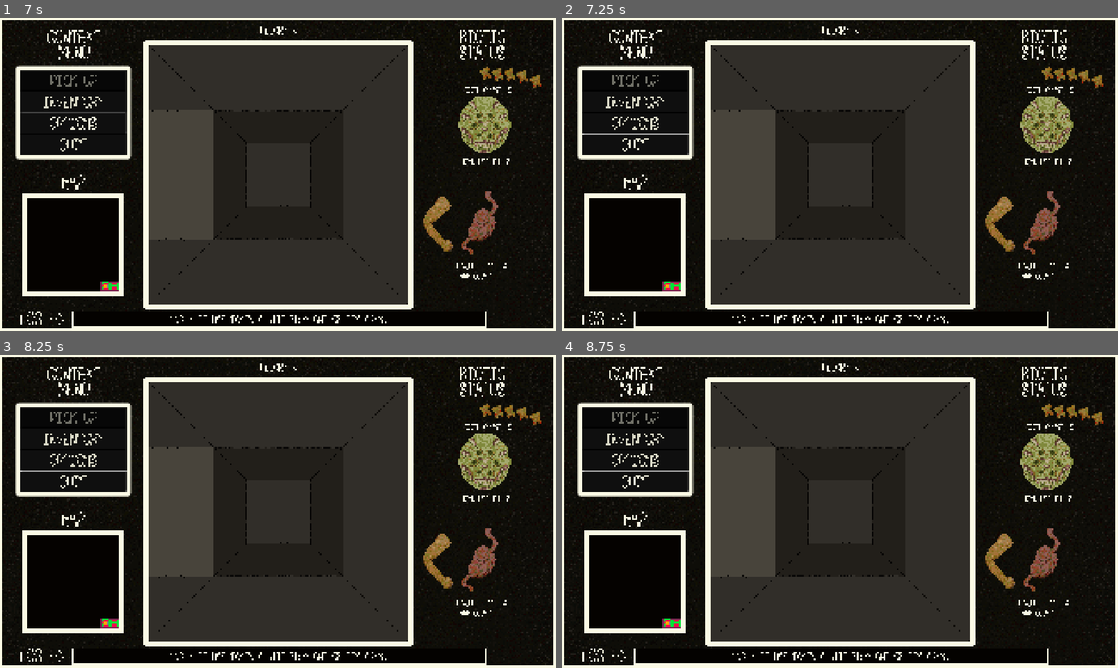
Above: before the commit, frames 1-4 (two rows, left to right).
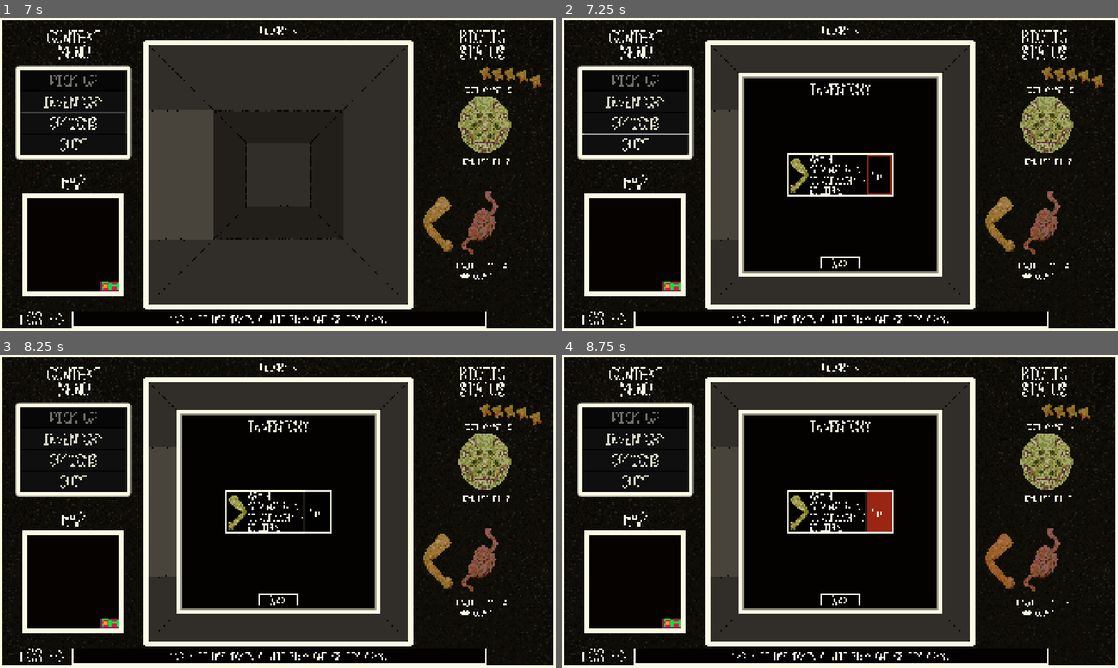
Above: after the commit, the same moments.

Repository: sym-z/arm-to-the-teeth
Game: Godot game, scene res://scenes/testing_level/testing_level.tscn
Same seed, same stepped clock (60 frames per second), same inputs: the game is played once before the commit and once after it. The project has no main scene, so this scene is started directly.
Inputs (mouse positions are in pixels of both pictures, inside the frame that each line leads up to):
- Up to frame 1 (7 s): click "INVENTORY" at 0.5 s; click "EAT" at 1.25 s; click "BACK" at 2 s; click "OPTIONS" at 2.75 s; move the mouse to (400, 158) at 3.52 s; hold D (turn_right) 3.53-4.28 s; click (400, 158) at 3.67 s; move the mouse to (166, 190) at 4.27 s; hold S (move_back) 4.28-5.03 s; move the mouse to (333, 105) at 5.02 s; hold D (turn_right) 5.03-5.78 s; move the mouse to (250, 237) at 5.77 s; hold W (move_forward) 5.78-6.53 s; click (250, 237) at 5.92 s; move the mouse to (444, 221) at 6.52 s; hold A (turn_left) from 6.53 s (still down)
- Up to frame 2 (7.25 s): keep holding A (turn_left); tap Tab (open_inventory, bound only after the commit) at 7.15 s
- Up to frame 3 (8.25 s): move the mouse to (111, 464) at 7.27 s; move the mouse to (305, 511) at 8.02 s; release A (turn_left) at 8.03 s; hold S (move_back) from 8.03 s (still down); click (305, 511) at 8.17 s
- Up to frame 4 (8.75 s): keep holding S (move_back)

Frame 1 is identical in both runs. In frame 2, 24% of the frame differs, in the area x 31-69%, y 17-83%; in frame 3, 24%; in frame 4, 24%, in the area x 3-98%, y 17-98%.

Commit message:
New buttons work! Merging!

Diff:
--- a/src/prefabs/ui/ui.gd
+++ b/src/prefabs/ui/ui.gd
@@ -87,9 +87,14 @@
 func _on_mini_map_mini_map_ready():
 	mini_map.create_visualization()
 #endregion
-# Called every frame. 'delta' is the elapsed time since the previous frame.
-func _process(delta):
-	pass
+
+func _input(event):
+	if event.is_action_pressed("open_inventory"):
+		if inventory_button.disabled == false:
+			inventory_button.pressed.emit()
+	elif event.is_action_pressed("pick_up"):
+		if pickup_button.disabled == false:
+			pickup_button.pressed.emit()
 
 #region Viewport Header
 func _on_map_level_clear():
--- a/src/project.godot
+++ b/src/project.godot
@@ -57,6 +57,18 @@
 "events": [Object(InputEventKey,"resource_local_to_scene":false,"resource_name":"","device":-1,"window_id":0,"alt_press …(192 unchanged characters)…
 ]
 }
+pick_up={
+"deadzone": 0.2,
+"events": [Object(InputEventKey,"resource_local_to_scene":false,"resource_name":"","device":-1,"window_id":0,"alt_pressed":false,"shift_pressed":false,"ctrl_pressed":false,"meta_pressed":false,"pressed":false,"keycode":0,"physical_keycode":32,"key_label":0,"unicode":32,"location":0,"echo":false,"script":null)
+, Object(InputEventKey,"resource_local_to_scene":false,"resource_name":"","device":-1,"window_id":0,"alt_pressed":false,"shift_pressed":false,"ctrl_pressed":false,"meta_pressed":false,"pressed":false,"keycode":0,"physical_keycode":69,"key_label":0,"unicode":101,"location":0,"echo":false,"script":null)
+]
+}
+open_inventory={
+"deadzone": 0.2,
+"events": [Object(InputEventKey,"resource_local_to_scene":false,"resource_name":"","device":-1,"window_id":0,"alt_pressed":false,"shift_pressed":false,"ctrl_pressed":false,"meta_pressed":false,"pressed":false,"keycode":0,"physical_keycode":4194306,"key_label":0,"unicode":0,"location":0,"echo":false,"script":null)
+, Object(InputEventKey,"resource_local_to_scene":false,"resource_name":"","device":-1,"window_id":0,"alt_pressed":false,"shift_pressed":false,"ctrl_pressed":false,"meta_pressed":false,"pressed":false,"keycode":0,"physical_keycode":73,"key_label":0,"unicode":105,"location":0,"echo":false,"script":null)
+]
+}
 
 [rendering]
 
Not shown, changed: docs/DEVLOG.md
Not shown, changed: docs/TODO.md
